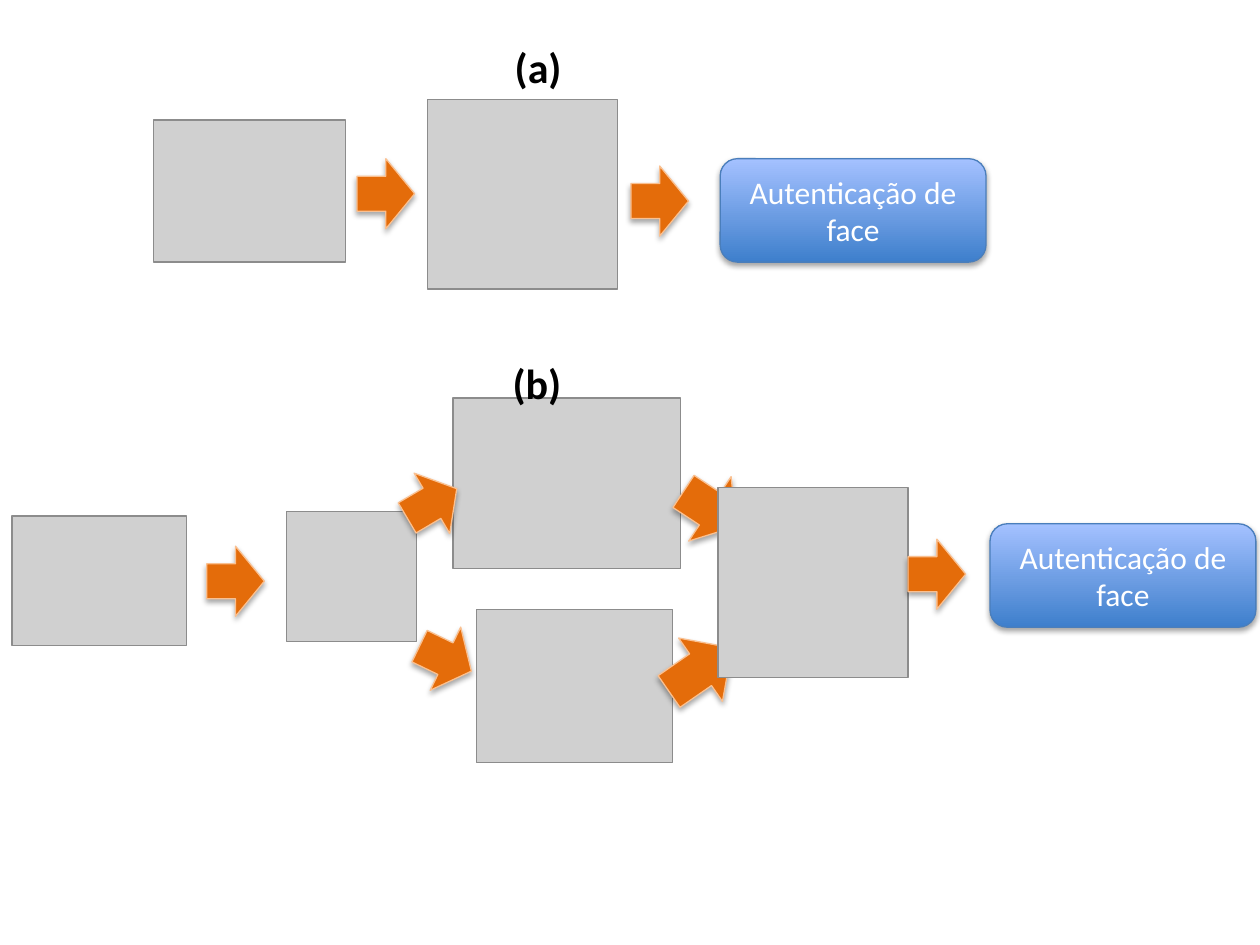
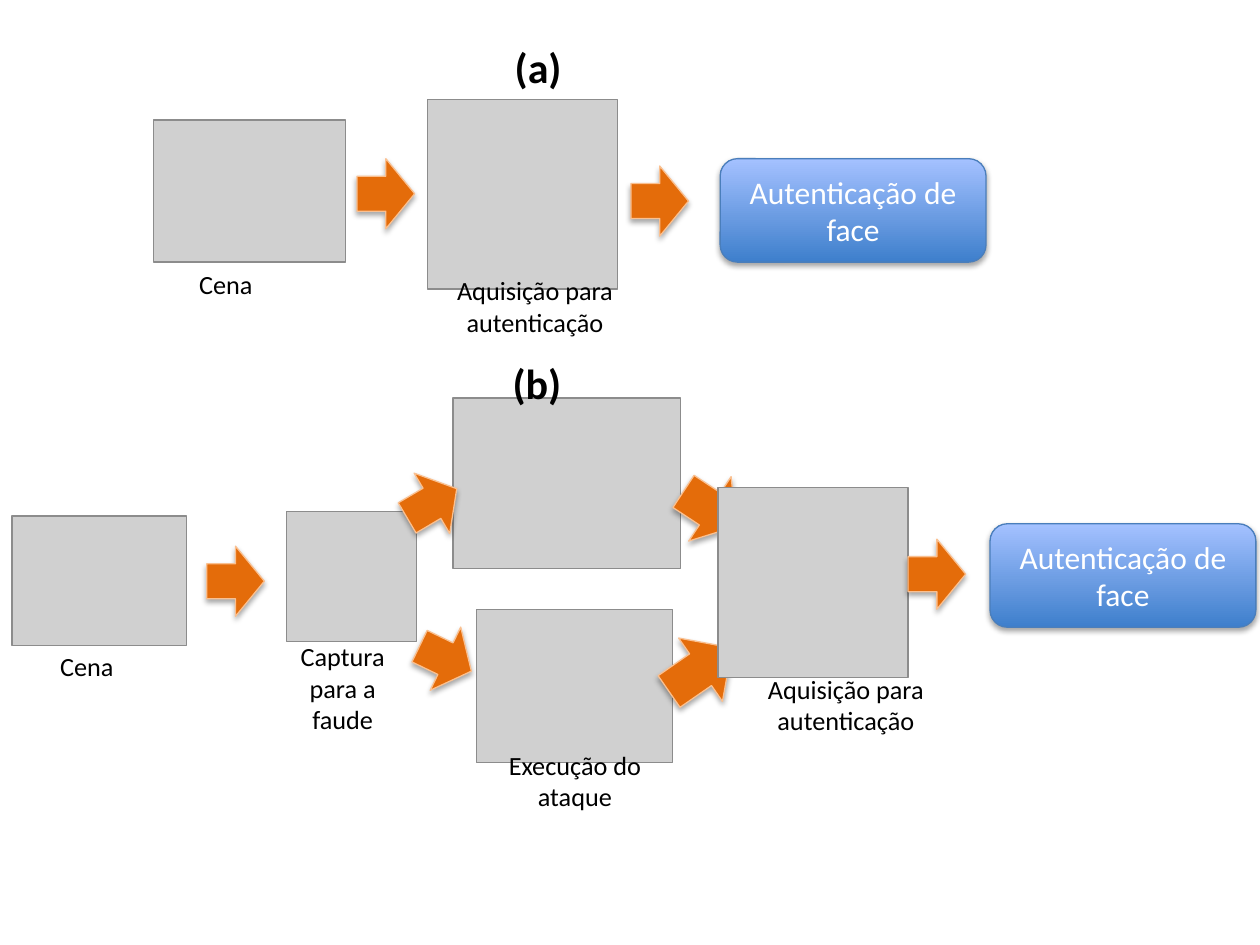
Before and after one commit to tiagofrepereira2012/masters_thesis, a slide deck: slide 1 of qualification/portuguese/images/source.pptx. Drawn at 1260x945 pixels with LibreOffice and Linux fonts; fonts in the diff are those of the drawing; grey boxes stand for pictures. Boxes give left, top, right and bottom in pixels: in the first picture for what was removed or moved away, otherwise in the second. Text is boxed around its words. In the diff, an @@ line names an element or a change of style, - is before the commit and + after.

```diff
--- a/qualification/portuguese/images/source.pptx
+++ b/qualification/portuguese/images/source.pptx
@@ text added at box(199, 277, 252, 295), 15 pt, text #000000 @@
+Cena
@@ text added at box(457, 282, 612, 337), 15 pt, text #000000 @@
+Aquisição para
+autenticação
@@ text added at box(60, 659, 113, 677), 15 pt, text #000000 @@
+Cena
@@ text added at box(301, 649, 385, 730), 15 pt, text #000000 @@
+Captura
+para a
+faude
@@ text added at box(768, 677, 923, 735), 15 pt, text #000000 @@
+Aquisição para
+autenticação
@@ text added at box(509, 756, 641, 811), 15 pt, text #000000 @@
+Execução do
+ataque
```
Also in this commit, not shown: 4 slides added, 10 other files.
